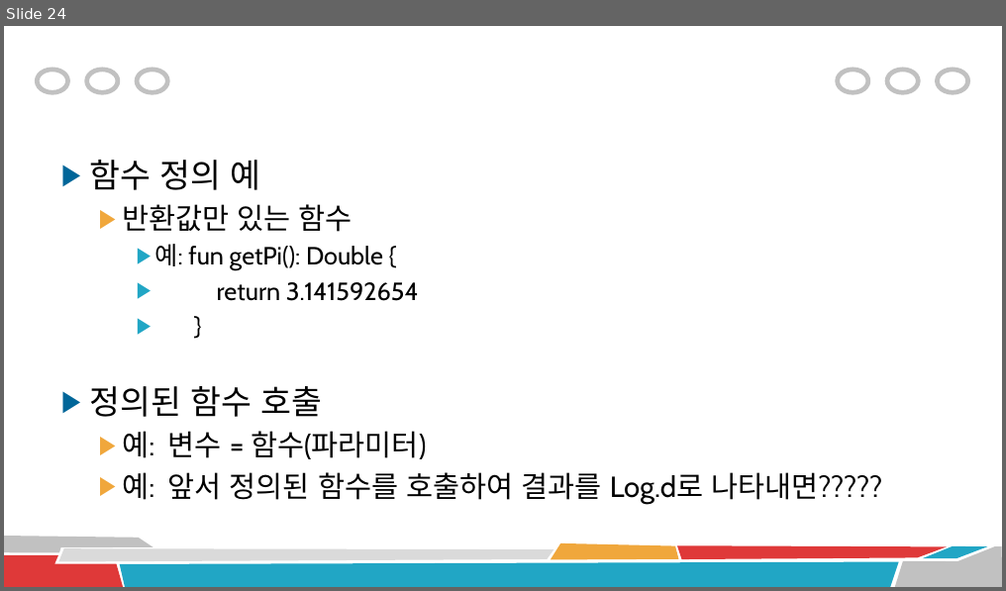
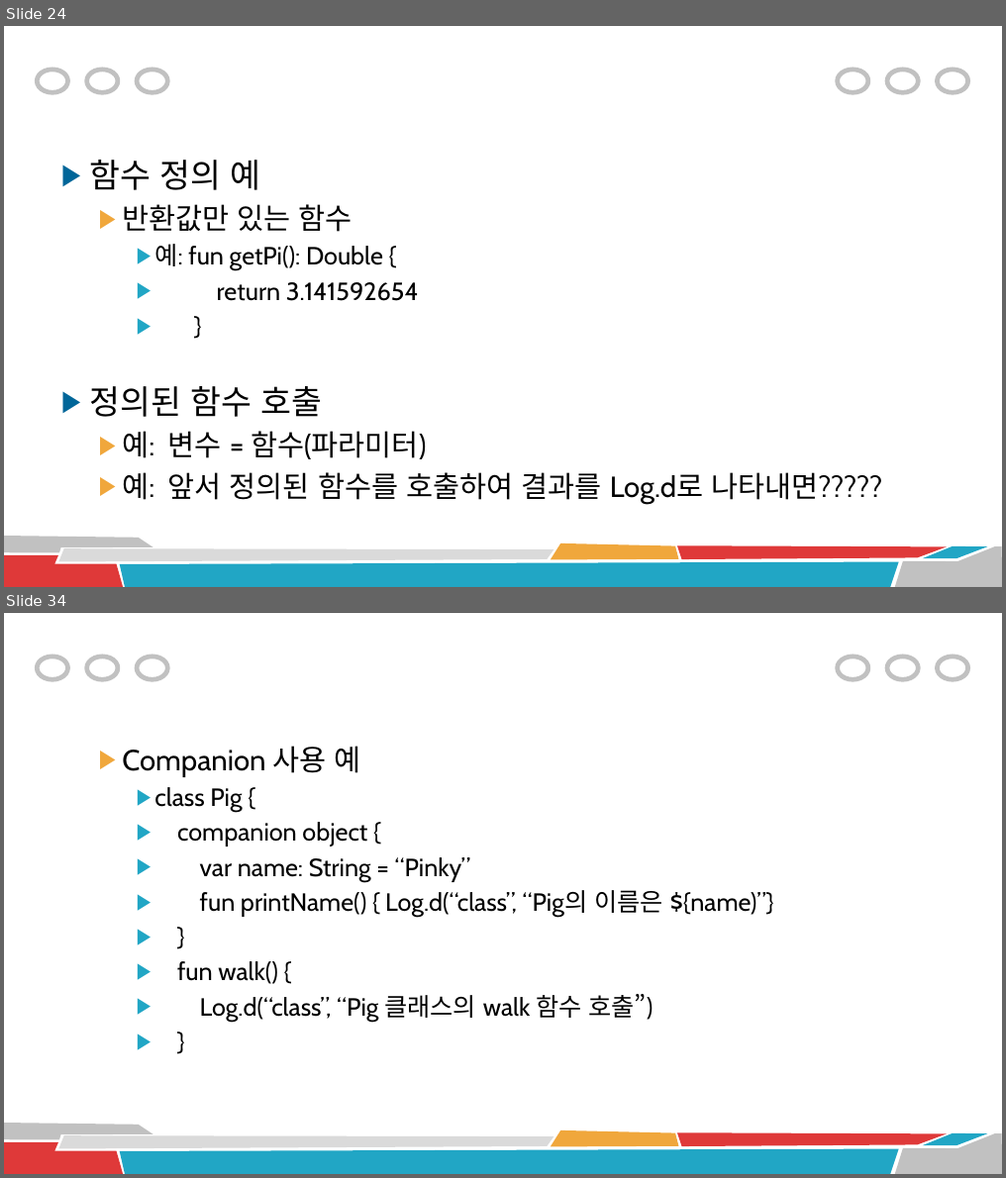
Before and after one commit to rlawnsqja2/and, a slide deck: 03 코틀린 기본 문법.pptx. Shown one above the other, each under a label of ours: slide 24 before the commit, slides 24 and 34 after it; the slides between them are not shown. The pictures are 1006x591 and 1006x1178 pixels, drawn with LibreOffice and Linux fonts; fonts in the diff are those of the drawing. Boxes give left, top, right and bottom in pixels: in the first picture for what was removed or moved away, otherwise in the second. Text is boxed around its words. In the diff, an @@ line names an element or a change of style, - is before the commit and + after.

```diff
--- a/03 코틀린 기본 문법.pptx
+++ b/03 코틀린 기본 문법.pptx
@@ slide 34 added at bbox=[4, 613, 1002, 1174], background #FFFFFF; not listed: 14 template elements that a slide beside it also shows @@
@@ text added at bbox=[122, 746, 774, 1022], 24 pt, text #000000 @@
+  ▶ Companion 사용 예
+    ▶ class Pig {
+    ▶ companion object {
+    ▶ var name: String = “Pinky”
+    ▶ fun printName() { Log.d(“class”, “Pig의 이름은 ${name)”}
+    ▶ }
+    ▶ fun walk() {
+    ▶ Log.d(“class”, “Pig 클래스의 walk 함수 호출”)
+    ▶ }
```
Also in this commit, not shown: 4 slides changed, 34 other slides added.
